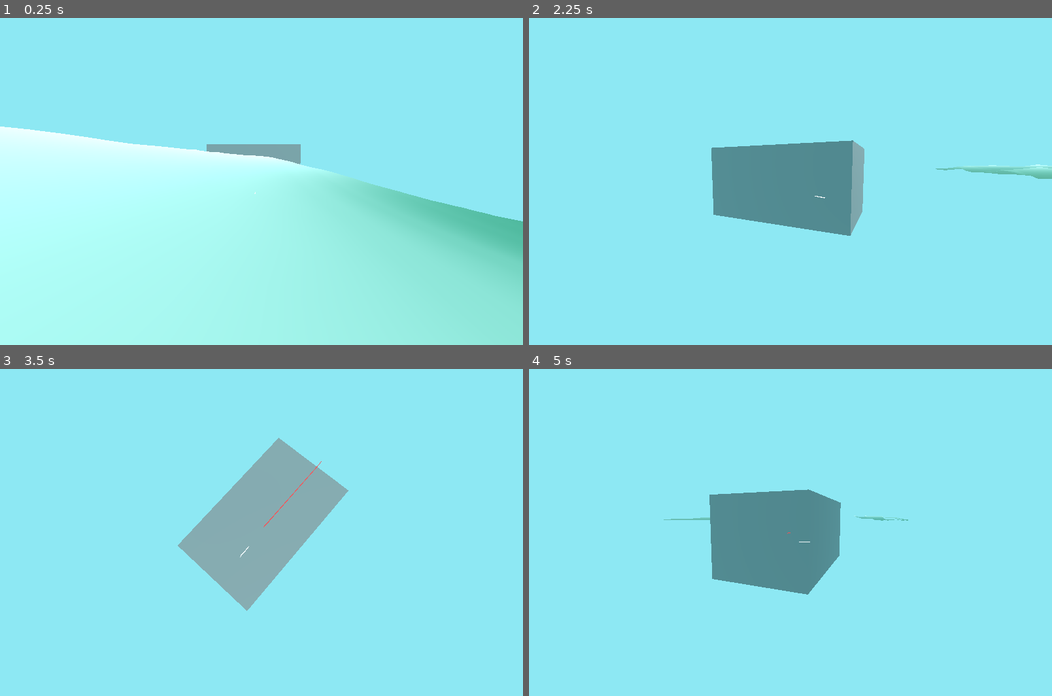
Above: before the commit, frames 1-4 (two rows, left to right).
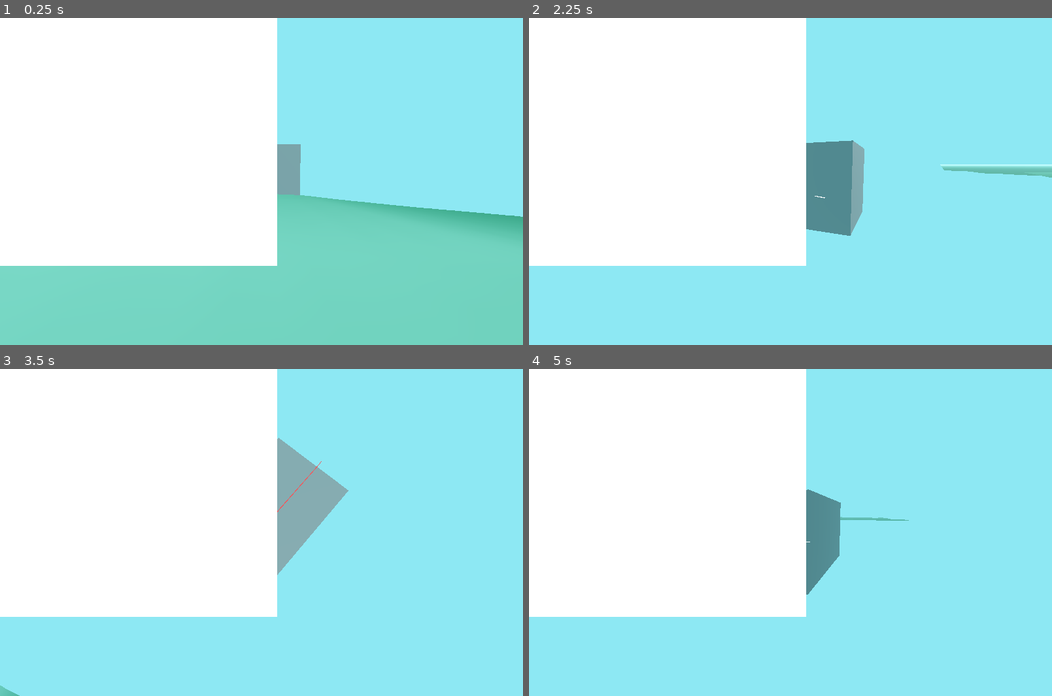
Above: after the commit, the same moments.

Repository: anthonyec/230904_godot_boat_game
Game: Godot game, scene res://main.tscn
Same seed, same stepped clock (60 frames per second), same inputs: the game is played once before the commit and once after it.
Inputs (mouse positions are in pixels of both pictures, inside the frame that each line leads up to):
- Up to frame 1 (0.25 s): no input
- Up to frame 2 (2.25 s): move the mouse to (905, 165) at 0.52 s; hold Right (ui_right) 0.53-1.28 s; move the mouse to (685, 197) at 1.27 s; hold Left (ui_left) 1.28-2.03 s; move the mouse to (842, 109) at 2.02 s; hold Right (ui_right) from 2.03 s (still down)
- Up to frame 3 (3.5 s): move the mouse to (235, 597) at 2.77 s; release Right (ui_right) at 2.78 s; hold Up (ui_up) from 2.78 s (still down)
- Up to frame 4 (5 s): move the mouse to (947, 581) at 3.52 s; release Up (ui_up) at 3.53 s; hold Left (ui_left) from 3.53 s (still down); move the mouse to (633, 483) at 4.27 s

The runs differ from the first frame. In frame 1, 70% of the frame differs, in the area x 0-100%, y 0-100%; in frame 2, 40%; in frame 3, 40%; in frame 4, 40%.

Commit message:
Get seamless working

Diff:
--- /dev/null
+++ b/entities/ocean/noise_1.tres
@@ -0,0 +1,10 @@
+[gd_resource type="NoiseTexture2D" load_steps=2 format=3 uid="uid://bw3ncgu5n5ivh"]
+
+[sub_resource type="FastNoiseLite" id="FastNoiseLite_kbspt"]
+noise_type = 2
+fractal_type = 0
+cellular_jitter = 1.0
+
+[resource]
+seamless = true
+noise = SubResource("FastNoiseLite_kbspt")
--- /dev/null
+++ b/entities/ocean/noise_2.tres
@@ -0,0 +1,11 @@
+[gd_resource type="NoiseTexture2D" load_steps=2 format=3 uid="uid://ce5ui2gthr2ic"]
+
+[sub_resource type="FastNoiseLite" id="FastNoiseLite_kbspt"]
+noise_type = 2
+seed = 5
+fractal_type = 0
+cellular_jitter = 1.0
+
+[resource]
+seamless = true
+noise = SubResource("FastNoiseLite_kbspt")
--- a/entities/ocean/ocean.tscn
+++ b/entities/ocean/ocean.tscn
@@ -1,11 +1,17 @@
-[gd_scene load_steps=8 format=3 uid="uid://bki4o2smxksy7"]
+[gd_scene load_steps=11 format=3 uid="uid://bki4o2smxksy7"]
 
 [ext_resource type="Script" path="res://entities/ocean/ocean.gd" id="1_73v6r"]
 [ext_resource type="Shader" uid="uid://ccdpylfhde54n" path="res://entities/ocean/simulation.tres" id="2_urw8w"]
+[ext_resource type="Texture2D" uid="uid://bw3ncgu5n5ivh" path="res://entities/ocean/noise_1.tres" id="3_5oned"]
 [ext_resource type="Shader" uid="uid://3k5tqhuvd85x" path="res://entities/ocean/plane.tres" id="3_bivtf"]
+[ext_resource type="Texture2D" uid="uid://ce5ui2gthr2ic" path="res://entities/ocean/noise_2.tres" id="4_7tblb"]
+[ext_resource type="Texture2D" uid="uid://toocs14n1xmp" path="res://entities/ocean/wave_1.tres" id="5_l67ha"]
 
 [sub_resource type="ShaderMaterial" id="ShaderMaterial_h8gt6"]
 shader = ExtResource("2_urw8w")
+shader_parameter/Noise1 = ExtResource("3_5oned")
+shader_parameter/Noise2 = ExtResource("4_7tblb")
+shader_parameter/Wave1 = ExtResource("5_l67ha")
 
 [sub_resource type="ViewportTexture" id="ViewportTexture_3vjlp"]
 viewport_path = NodePath("Simulation")
--- a/entities/ocean/simulation.tres
+++ b/entities/ocean/simulation.tres
@@ -1,22 +1,9 @@
-[gd_resource type="VisualShader" load_steps=22 format=3 uid="uid://ccdpylfhde54n"]
+[gd_resource type="VisualShader" load_steps=20 format=3 uid="uid://ccdpylfhde54n"]
 
 [sub_resource type="VisualShaderNodeVectorOp" id="VisualShaderNodeVectorOp_de63e"]
 default_input_values = [0, Vector2(0, 0), 1, Vector2(0.05, 0.05)]
 op_type = 0
 operator = 2
-
-[sub_resource type="FastNoiseLite" id="FastNoiseLite_dpq4w"]
-noise_type = 2
-seed = 1
-fractal_type = 0
-cellular_jitter = 1.0
-
-[sub_resource type="NoiseTexture2D" id="NoiseTexture2D_rifev"]
-seamless = true
-noise = SubResource("FastNoiseLite_dpq4w")
-
-[sub_resource type="VisualShaderNodeTexture" id="VisualShaderNodeTexture_jj1rb"]
-texture = SubResource("NoiseTexture2D_rifev")
 
 [sub_resource type="VisualShaderNodeVectorOp" id="VisualShaderNodeVectorOp_3pjrd"]
 default_input_values = [0, Vector2(0, 0), 1, Vector2(-0.05, -0.05)]
@@ -25,32 +12,9 @@
 
 [sub_resource type="VisualShaderNodeUVFunc" id="VisualShaderNodeUVFunc_ipavc"]
 
-[sub_resource type="VisualShaderNodeFloatOp" id="VisualShaderNodeFloatOp_bhfh6"]
-default_input_values = [0, 0.0, 1, 2.0]
-operator = 2
-
-[sub_resource type="Gradient" id="Gradient_neamo"]
-offsets = PackedFloat32Array(0.071066, 0.135671, 0.423858)
-colors = PackedColorArray(0, 0, 0, 1, 1, 1, 1, 1, 0, 0, 0, 1)
-
-[sub_resource type="GradientTexture2D" id="GradientTexture2D_nwqoy"]
-gradient = SubResource("Gradient_neamo")
-repeat = 1
-
-[sub_resource type="VisualShaderNodeTexture" id="VisualShaderNodeTexture_ed5o8"]
-texture = SubResource("GradientTexture2D_nwqoy")
-
 [sub_resource type="VisualShaderNodeMultiplyAdd" id="VisualShaderNodeMultiplyAdd_k5q7t"]
 default_input_values = [0, Vector4(0, 0, 0, 0), 1, Vector4(1, 1, 1, 1), 2, Vector4(0, 0, 0, 0)]
 op_type = 3
-
-[sub_resource type="VisualShaderNodeVectorOp" id="VisualShaderNodeVectorOp_7mam5"]
-default_input_values = [0, Quaternion(0, 0, 0, 0), 1, Quaternion(0, 0, 0, 0)]
-op_type = 2
-operator = 2
-
-[sub_resource type="VisualShaderNodeFloatConstant" id="VisualShaderNodeFloatConstant_tfe0r"]
-constant = 3.0
 
 [sub_resource type="VisualShaderNodeUVFunc" id="VisualShaderNodeUVFunc_7woy2"]
 
@@ -62,19 +26,46 @@
 [sub_resource type="VisualShaderNodeUVFunc" id="VisualShaderNodeUVFunc_j045g"]
 function = 1
 
+[sub_resource type="VisualShaderNodeInput" id="VisualShaderNodeInput_hjh6m"]
+input_name = "time"
+
+[sub_resource type="VisualShaderNodeTexture2DParameter" id="VisualShaderNodeTexture2DParameter_0ah81"]
+parameter_name = "Noise1"
+texture_repeat = 1
+
 [sub_resource type="FastNoiseLite" id="FastNoiseLite_ti6u3"]
 noise_type = 2
 fractal_type = 0
 cellular_jitter = 1.0
 
 [sub_resource type="NoiseTexture2D" id="NoiseTexture2D_w6nti"]
-width = 1024
-height = 1024
 seamless = true
 noise = SubResource("FastNoiseLite_ti6u3")
 
+[sub_resource type="VisualShaderNodeTexture" id="VisualShaderNodeTexture_moqlx"]
+output_port_for_preview = 0
+source = 5
+texture = SubResource("NoiseTexture2D_w6nti")
+
+[sub_resource type="VisualShaderNodeTexture2DParameter" id="VisualShaderNodeTexture2DParameter_o5hp0"]
+parameter_name = "Noise2"
+texture_repeat = 1
+
+[sub_resource type="VisualShaderNodeTexture" id="VisualShaderNodeTexture_jgilj"]
+output_port_for_preview = 0
+source = 5
+texture = SubResource("NoiseTexture2D_w6nti")
+
+[sub_resource type="VisualShaderNodeTexture2DParameter" id="VisualShaderNodeTexture2DParameter_nicue"]
+parameter_name = "Wave1"
+texture_repeat = 1
+
+[sub_resource type="VisualShaderNodeInput" id="VisualShaderNodeInput_arbvo"]
+input_name = "time"
+
 [sub_resource type="VisualShaderNodeTexture" id="VisualShaderNodeTexture_l84dd"]
 output_port_for_preview = 0
+source = 5
 texture = SubResource("NoiseTexture2D_w6nti")
 
 [sub_resource type="VisualShaderNodeUVFunc" id="VisualShaderNodeUVFunc_pf2uv"]
@@ -86,9 +77,9 @@
 code = "shader_type canvas_item;
 render_mode blend_mix;
 
-uniform sampler2D tex_frg_7;
-uniform sampler2D tex_frg_11;
-uniform sampler2D tex_frg_17;
+uniform sampler2D Noise1 : repeat_enable;
+uniform sampler2D Noise2 : repeat_enable;
+uniform sampler2D Wave1 : repeat_enable;
 
 
 
@@ -107,14 +98,18 @@
 	vec2 n_out8p0 = n_out10p0 * n_in8p1 + UV;
 
 
+	vec4 n_out7p0;
 // Texture2D:7
-	vec4 n_out7p0 = texture(tex_frg_7, n_out8p0);
+	n_out7p0 = texture(Noise1, n_out8p0);
+
+
+// Input:32
+	float n_out32p0 = TIME;
 
 
 // VectorOp:12
-	vec2 n_in12p0 = vec2(0.00000, 0.00000);
 	vec2 n_in12p1 = vec2(-0.05000, -0.05000);
-	vec2 n_out12p0 = n_in12p0 * n_in12p1;
+	vec2 n_out12p0 = vec2(n_out32p0) * n_in12p1;
 
 
 // UVFunc:13
@@ -122,19 +117,18 @@
 	vec2 n_out13p0 = n_out12p0 * n_in13p1 + UV;
 
 
-// Texture2D:11
-	vec4 n_out11p0 = texture(tex_frg_11, n_out13p0);
+	vec4 n_out28p0;
+// Texture2D:28
+	n_out28p0 = texture(Noise2, n_out13p0);
 
 
-// FloatOp:16
-	float n_in16p1 = 2.00000;
-	float n_out16p0 = n_out11p0.x * n_in16p1;
+// Input:26
+	float n_out26p0 = TIME;
 
 
 // VectorOp:23
-	vec2 n_in23p0 = vec2(0.00000, 0.00000);
 	vec2 n_in23p1 = vec2(0.08000, 0.08000);
-	vec2 n_out23p0 = n_in23p0 * n_in23p1;
+	vec2 n_out23p0 = vec2(n_out26p0) * n_in23p1;
 
 
 // UVFunc:22
@@ -148,20 +142,13 @@
 	vec2 n_out25p0 = (n_out22p0 - n_in25p2) * n_in25p1 + n_in25p2;
 
 
-// Texture2D:17
-	vec4 n_out17p0 = texture(tex_frg_17, n_out25p0);
-
-
-// FloatConstant:20
-	float n_out20p0 = 3.000000;
-
-
-// VectorOp:19
-	vec4 n_out19p0 = n_out17p0 * vec4(n_out20p0);
+	vec4 n_out30p0;
+// Texture2D:30
+	n_out30p0 = texture(Wave1, n_out25p0);
 
 
 // MultiplyAdd:18
-	vec4 n_out18p0 = fma(n_out7p0, vec4(n_out16p0), n_out19p0);
+	vec4 n_out18p0 = fma(n_out7p0, n_out28p0, n_out30p0);
 
 
 // Output:0
@@ -170,7 +157,7 @@
 
 }
 "
-graph_offset = Vector2(-2462.47, -384.955)
+graph_offset = Vector2(-791.194, 46.8021)
 mode = 1
 flags/light_only = false
 nodes/fragment/0/position = Vector2(-900, 160)
@@ -179,29 +166,33 @@
 nodes/fragment/8/node = SubResource("VisualShaderNodeUVFunc_pf2uv")
 nodes/fragment/8/position = Vector2(-4000, -840)
 nodes/fragment/9/node = SubResource("VisualShaderNodeInput_x7uaq")
-nodes/fragment/9/position = Vector2(-4960, -680)
+nodes/fragment/9/position = Vector2(-5220, -680)
 nodes/fragment/10/node = SubResource("VisualShaderNodeVectorOp_de63e")
 nodes/fragment/10/position = Vector2(-4340, -800)
-nodes/fragment/11/node = SubResource("VisualShaderNodeTexture_jj1rb")
-nodes/fragment/11/position = Vector2(-3440, -80)
 nodes/fragment/12/node = SubResource("VisualShaderNodeVectorOp_3pjrd")
-nodes/fragment/12/position = Vector2(-4320, 160)
+nodes/fragment/12/position = Vector2(-5060, 800)
 nodes/fragment/13/node = SubResource("VisualShaderNodeUVFunc_ipavc")
-nodes/fragment/13/position = Vector2(-3980, 120)
-nodes/fragment/16/node = SubResource("VisualShaderNodeFloatOp_bhfh6")
-nodes/fragment/16/position = Vector2(-2900, 120)
-nodes/fragment/17/node = SubResource("VisualShaderNodeTexture_ed5o8")
-nodes/fragment/17/position = Vector2(-2840, 960)
+nodes/fragment/13/position = Vector2(-4720, 800)
 nodes/fragment/18/node = SubResource("VisualShaderNodeMultiplyAdd_k5q7t")
 nodes/fragment/18/position = Vector2(-1900, 60)
-nodes/fragment/19/node = SubResource("VisualShaderNodeVectorOp_7mam5")
-nodes/fragment/19/position = Vector2(-2360, 1100)
-nodes/fragment/20/node = SubResource("VisualShaderNodeFloatConstant_tfe0r")
-nodes/fragment/20/position = Vector2(-2820, 1500)
 nodes/fragment/22/node = SubResource("VisualShaderNodeUVFunc_7woy2")
-nodes/fragment/22/position = Vector2(-3900, 1160)
+nodes/fragment/22/position = Vector2(-3900, 2280)
 nodes/fragment/23/node = SubResource("VisualShaderNodeVectorOp_rq0jr")
-nodes/fragment/23/position = Vector2(-4300, 1200)
+nodes/fragment/23/position = Vector2(-4300, 2320)
 nodes/fragment/25/node = SubResource("VisualShaderNodeUVFunc_j045g")
-nodes/fragment/25/position = Vector2(-3380, 1160)
-nodes/fragment/connections = PackedInt32Array(8, 0, 7, 0, 13, 0, 11, 0, 11, 0, 16, 0, 10, 0, 8, 2, 12, 0, 13, 2, 16, 0, 18, 1, 7, 0, 18, 0, 17, 0, 19, 0, 19, 0, 18, 2, 20, 0, 19, 1, 23, 0, 22, 2, 22, 0, 25, 0, 25, 0, 17, 0, 18, 0, 0, 0, 9, 0, 10, 0)
+nodes/fragment/25/position = Vector2(-3380, 2280)
+nodes/fragment/26/node = SubResource("VisualShaderNodeInput_hjh6m")
+nodes/fragment/26/position = Vector2(-4960, 2460)
+nodes/fragment/27/node = SubResource("VisualShaderNodeTexture2DParameter_0ah81")
+nodes/fragment/27/position = Vector2(-4120, -440)
+nodes/fragment/28/node = SubResource("VisualShaderNodeTexture_moqlx")
+nodes/fragment/28/position = Vector2(-3600, 860)
+nodes/fragment/29/node = SubResource("VisualShaderNodeTexture2DParameter_o5hp0")
+nodes/fragment/29/position = Vector2(-4520, 1400)
+nodes/fragment/30/node = SubResource("VisualShaderNodeTexture_jgilj")
+nodes/fragment/30/position = Vector2(-2640, 2340)
+nodes/fragment/31/node = SubResource("VisualShaderNodeTexture2DParameter_nicue")
+nodes/fragment/31/position = Vector2(-3560, 2880)
+nodes/fragment/32/node = SubResource("VisualShaderNodeInput_arbvo")
+nodes/fragment/32/position = Vector2(-5880, 800)
+nodes/fragment/connections = PackedInt32Array(8, 0, 7, 0, 10, 0, 8, 2, 12, 0, 13, 2, 7, 0, 18, 0, 23, 0, 22, 2, 22, 0, 25, 0, 18, 0, 0, 0, 9, 0, 10, 0, 26, 0, 23, 0, 27, 0, 7, 2, 29, 0, 28, 2, 13, 0, 28, 0, 28, 0, 18, 1, 31, 0, 30, 2, 25, 0, 30, 0, 30, 0, 18, 2, 32, 0, 12, 0)
--- /dev/null
+++ b/entities/ocean/wave_1.tres
@@ -0,0 +1,9 @@
+[gd_resource type="GradientTexture2D" load_steps=2 format=3 uid="uid://toocs14n1xmp"]
+
+[sub_resource type="Gradient" id="Gradient_36gwg"]
+offsets = PackedFloat32Array(0.0191972, 0.08726, 0.446771)
+colors = PackedColorArray(0, 0, 0, 1, 1, 1, 1, 1, 0, 0, 0, 1)
+
+[resource]
+gradient = SubResource("Gradient_36gwg")
+fill_from = Vector2(0, 0.00854701)
--- a/main.tscn
+++ b/main.tscn
@@ -1,8 +1,9 @@
-[gd_scene load_steps=14 format=3 uid="uid://be3homwduf1qf"]
+[gd_scene load_steps=16 format=3 uid="uid://be3homwduf1qf"]
 
 [ext_resource type="Script" path="res://buoyancy.gd" id="1_axg7x"]
 [ext_resource type="PackedScene" uid="uid://bki4o2smxksy7" path="res://entities/ocean/ocean.tscn" id="1_hxmui"]
 [ext_resource type="PackedScene" uid="uid://x78jf5rl7om" path="res://entities/water/water.tscn" id="1_ti7de"]
+[ext_resource type="Shader" uid="uid://ccdpylfhde54n" path="res://entities/ocean/simulation.tres" id="2_jat84"]
 [ext_resource type="Script" path="res://probe.gd" id="2_ukv4q"]
 [ext_resource type="Script" path="res://player_controls.gd" id="3_h2wjn"]
 [ext_resource type="PackedScene" uid="uid://x4a4si75gp2x" path="res://entities/gameplay_camera/gameplay_camera.tscn" id="3_hxa1h"]
@@ -33,6 +34,9 @@
 
 [sub_resource type="BoxMesh" id="BoxMesh_55eei"]
 
+[sub_resource type="ShaderMaterial" id="ShaderMaterial_wku4x"]
+shader = ExtResource("2_jat84")
+
 [node name="Main" type="Node3D"]
 
 [node name="WorldEnvironment" type="WorldEnvironment" parent="."]
@@ -547,3 +551,8 @@
 [node name="MeshInstance3D" type="MeshInstance3D" parent="RigidBody3D4"]
 transform = Transform3D(1, -4.26393e-08, -1.15576e-09, 9.04024e-09, 3.12902, -3.79113e-08, -7.38375e-09, 2.58509e-07, 1, 2.98023e-08, -1.1485, 1.19209e-07)
 mesh = SubResource("BoxMesh_55eei")
+
+[node name="ColorRect" type="ColorRect" parent="."]
+material = SubResource("ShaderMaterial_wku4x")
+offset_right = 678.0
+offset_bottom = 606.0
